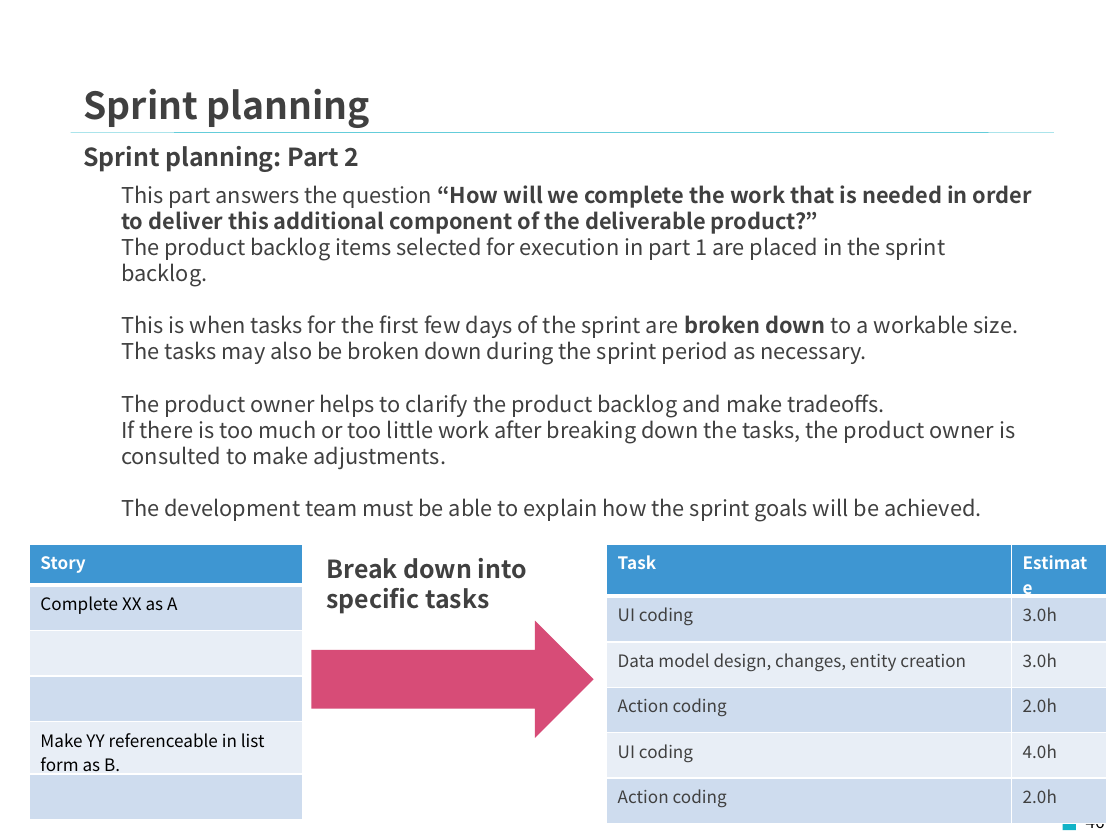
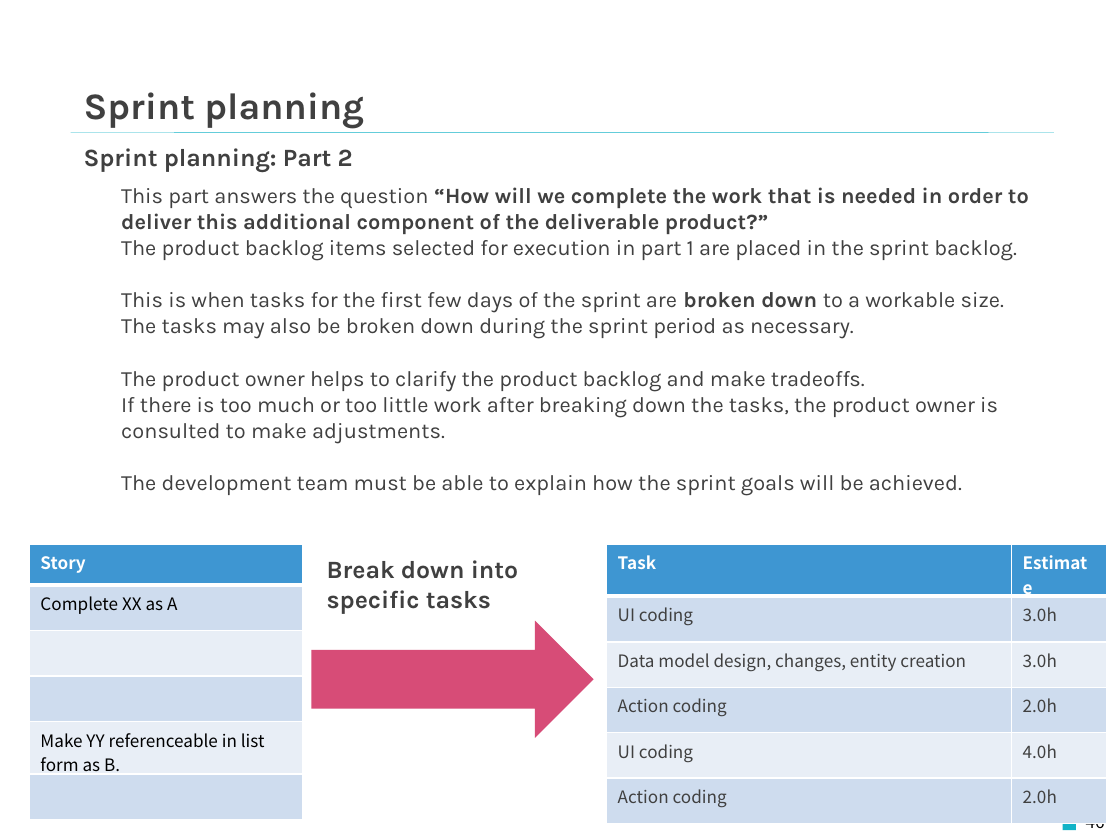
Before and after one commit to Fintan-contents/introduction-to-scrum, a slide deck: slide 46 of en/docs/Introduction_to_Scrum.pptx. Drawn at 1120x840 pixels with LibreOffice and Linux fonts; fonts in the diff are those of the drawing; background and template pictures are left out. Boxes give left, top, right and bottom in pixels: in the first picture for what was removed or moved away, otherwise in the second. Text is boxed around its words. In the diff, an @@ line names an element or a change of style, - is before the commit and + after.

```diff
--- a/en/docs/Introduction_to_Scrum.pptx
+++ b/en/docs/Introduction_to_Scrum.pptx
@@ text "Sprint planning" at box(84, 92, 364, 129): font Noto Sans CJK JP to Karla @@
@@ text "Sprint planning: Part 2" at box(84, 148, 353, 172): font Noto Sans CJK KR to Karla @@
@@ text "This part answers the question ..." at box(121, 187, 1029, 496): font Noto Sans CJK KR to Karla @@
@@ text "Break down into" at box(327, 560, 518, 613): font Noto Sans CJK JP to Karla @@
```
Also in this commit, not shown: 78 other slides changed, 1 other file.
